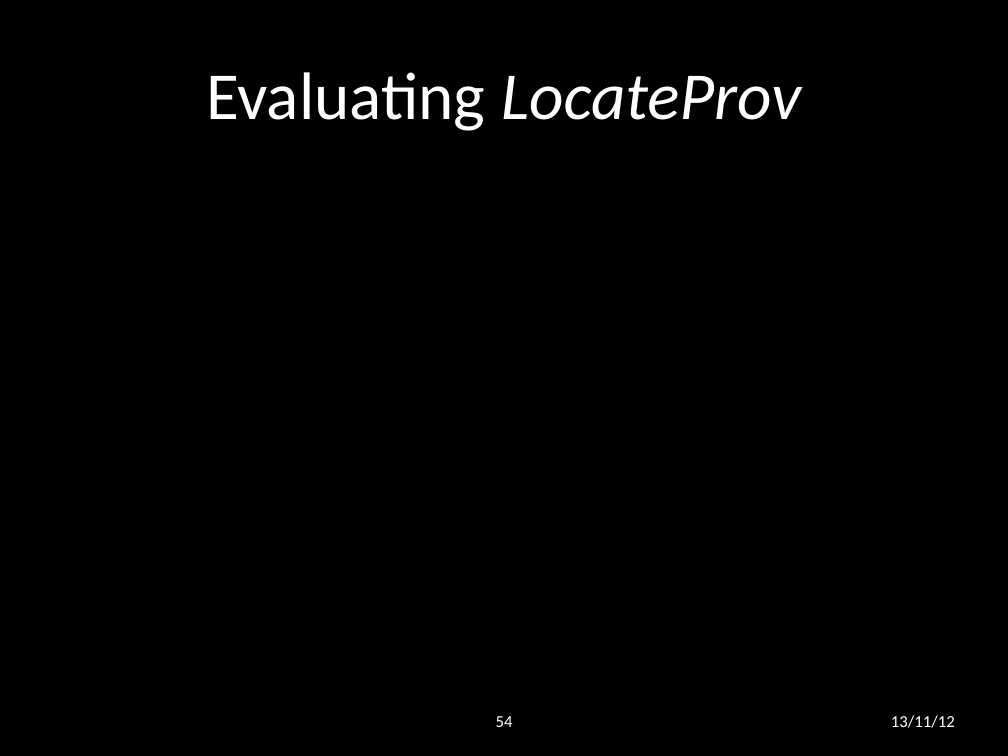
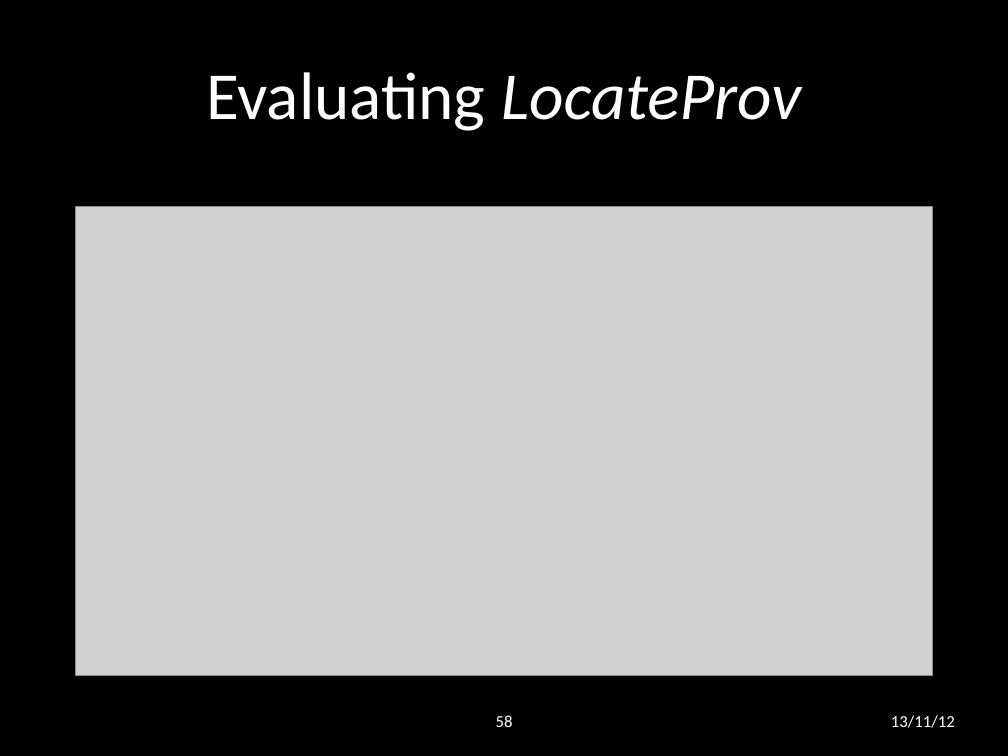
Before and after one commit to lwheng/fyp, a slide deck: slide 58 of presentation/final presentation.pptx (slide 54 before the commit). Drawn at 1008x756 pixels with LibreOffice and Linux fonts; fonts in the diff are those of the drawing; grey boxes stand for pictures; background and template pictures are left out. Boxes give left, top, right and bottom in pixels: in the first picture for what was removed or moved away, otherwise in the second. Text is boxed around its words. In the diff, an @@ line names an element or a change of style, - is before the commit and + after.

```diff
--- a/presentation/final presentation.pptx
+++ b/presentation/final presentation.pptx
@@ picture added at <box>76,206,932,675</box> @@
@@ page number at <box>496,715,513,727</box>: text changed @@
-54
+58
```
Also in this commit, not shown: 3 other slides changed, 6 slides added.
